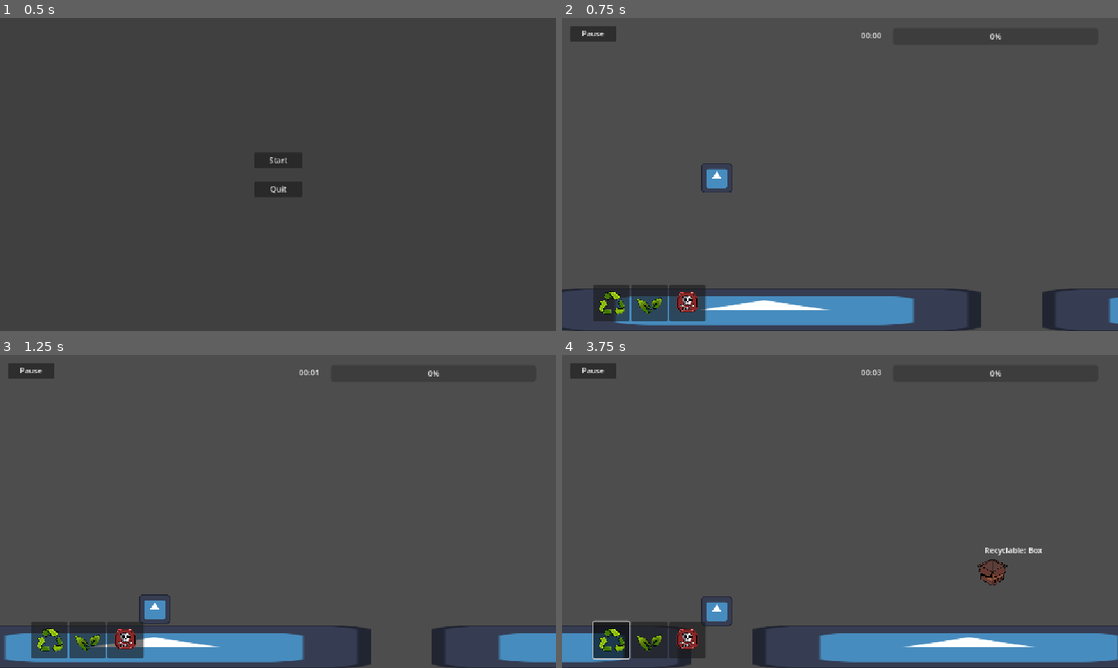
Above: before the commit, frames 1-4 (two rows, left to right).
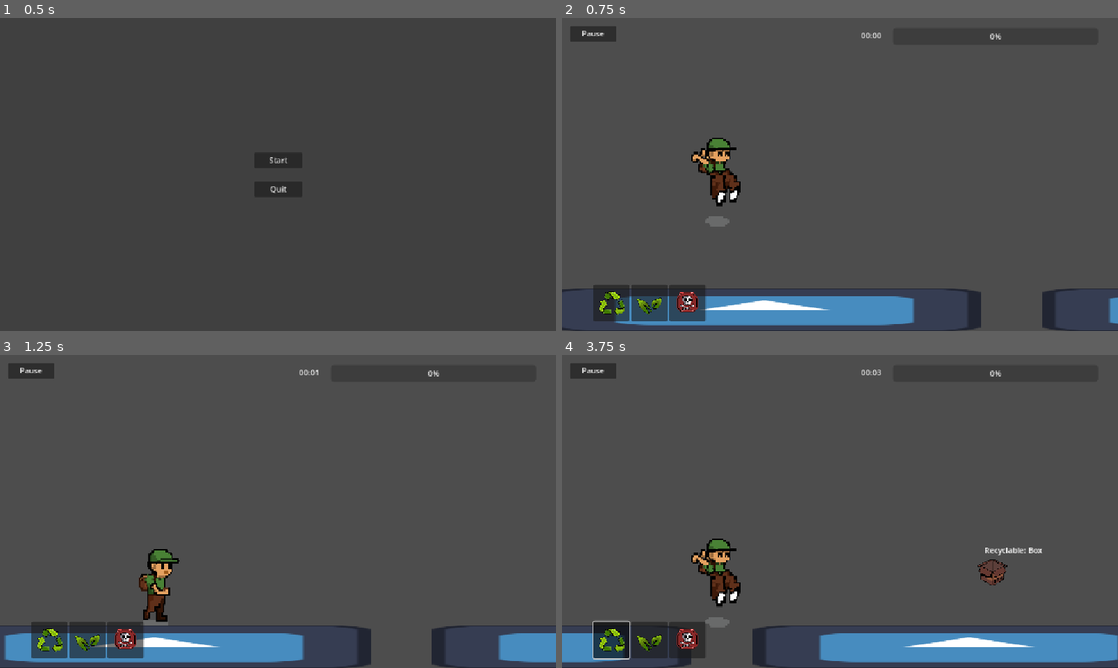
Above: after the commit, the same moments.

Repository: wends05/trash-trek
Game: Godot game, scene res://scenes/MainMenu.tscn
The game is run twice, just before and just after one commit, with the same random seed, the same clock (stepped at 60 frames per second) and the same inputs. The engine's default icon, where the game draws it, is replaced by a stand-in: a white triangle on a blue panel in a dark square.
Inputs (mouse positions are in pixels of both pictures, inside the frame that each line leads up to):
- Up to frame 1 (0.5 s): no input
- Up to frame 2 (0.75 s): click "Start" at 0.5 s
- Up to frame 3 (1.25 s): no input
- Up to frame 4 (3.75 s): click (612, 639) at 1.25 s; click (650, 639) at 2 s; click (689, 639) at 2.75 s; click (612, 639) at 3.5 s

Frame 1 is identical in both runs. In frame 2, 1.2% of the frame differs, in the area x 23-33%, y 38-67%; in frame 3, 1.1%; in frame 4, 1.4%, in the area x 23-33%, y 58-88%.

Commit message:
Add player sprite sheet and enhance jump animations

Diff:
--- a/scenes/Player.tscn
+++ b/scenes/Player.tscn
@@ -1,35 +1,126 @@
-[gd_scene load_steps=5 format=3 uid="uid://dyac4ihj46tig"]
+[gd_scene load_steps=16 format=3 uid="uid://dyac4ihj46tig"]
 
 [ext_resource type="Script" uid="uid://dofxmaqpmkhp1" path="res://scripts/player.gd" id="1_62i1b"]
-[ext_resource type="Texture2D" uid="uid://yahya1nksguv" path="res://icon.svg" id="1_si3wx"]
+[ext_resource type="Texture2D" uid="uid://cswjjo4ww0dm6" path="res://assets/Player/player_sprite_sheet.png" id="2_v6fml"]
+
+[sub_resource type="AtlasTexture" id="AtlasTexture_d3wef"]
+atlas = ExtResource("2_v6fml")
+region = Rect2(512, 1536, 512, 512)
+
+[sub_resource type="AtlasTexture" id="AtlasTexture_v6fml"]
+atlas = ExtResource("2_v6fml")
+region = Rect2(0, 1024, 512, 512)
+
+[sub_resource type="AtlasTexture" id="AtlasTexture_70d11"]
+atlas = ExtResource("2_v6fml")
+region = Rect2(512, 1024, 512, 512)
+
+[sub_resource type="AtlasTexture" id="AtlasTexture_cw2d6"]
+atlas = ExtResource("2_v6fml")
+region = Rect2(1024, 1024, 512, 512)
+
+[sub_resource type="AtlasTexture" id="AtlasTexture_khinc"]
+atlas = ExtResource("2_v6fml")
+region = Rect2(1536, 1024, 512, 512)
+
+[sub_resource type="AtlasTexture" id="AtlasTexture_bruh7"]
+atlas = ExtResource("2_v6fml")
+region = Rect2(0, 1536, 512, 512)
+
+[sub_resource type="AtlasTexture" id="AtlasTexture_6eyey"]
+atlas = ExtResource("2_v6fml")
+region = Rect2(512, 1536, 512, 512)
+
+[sub_resource type="AtlasTexture" id="AtlasTexture_3li8b"]
+atlas = ExtResource("2_v6fml")
+region = Rect2(0, 512, 512, 512)
+
+[sub_resource type="AtlasTexture" id="AtlasTexture_mdl7e"]
+atlas = ExtResource("2_v6fml")
+region = Rect2(0, 0, 512, 512)
+
+[sub_resource type="AtlasTexture" id="AtlasTexture_qu4a1"]
+atlas = ExtResource("2_v6fml")
+region = Rect2(1024, 512, 512, 512)
+
+[sub_resource type="SpriteFrames" id="SpriteFrames_70d11"]
+animations = [{
+"frames": [{
+"duration": 1.0,
+"texture": SubResource("AtlasTexture_d3wef")
+}],
+"loop": true,
+"name": &"falling",
+"speed": 5.0
+}, {
+"frames": [{
+"duration": 1.0,
+"texture": SubResource("AtlasTexture_v6fml")
+}, {
+"duration": 1.0,
+"texture": SubResource("AtlasTexture_70d11")
+}, {
+"duration": 1.0,
+"texture": SubResource("AtlasTexture_cw2d6")
+}, {
+"duration": 1.0,
+"texture": SubResource("AtlasTexture_khinc")
+}, {
+"duration": 1.0,
+"texture": SubResource("AtlasTexture_bruh7")
+}, {
+"duration": 1.0,
+"texture": SubResource("AtlasTexture_6eyey")
+}],
+"loop": true,
+"name": &"jump",
+"speed": 10.0
+}, {
+"frames": [{
+"duration": 1.0,
+"texture": SubResource("AtlasTexture_3li8b")
+}, {
+"duration": 1.0,
+"texture": SubResource("AtlasTexture_mdl7e")
+}, {
+"duration": 1.0,
+"texture": SubResource("AtlasTexture_qu4a1")
+}],
+"loop": true,
+"name": &"running",
+"speed": 5.0
+}]
 
 [sub_resource type="RectangleShape2D" id="RectangleShape2D_y30ri"]
-size = Vector2(64, 61.5)
+size = Vector2(64, 160)
 
 [sub_resource type="RectangleShape2D" id="RectangleShape2D_v6fml"]
-size = Vector2(48, 48)
+size = Vector2(64, 159)
 
 [node name="Player" type="CharacterBody2D"]
 collision_mask = 6
 script = ExtResource("1_62i1b")
 
 [node name="AnimatedSprite2D" type="AnimatedSprite2D" parent="."]
-position = Vector2(-4, 2.50003)
-scale = Vector2(0.4375, 0.414063)
+position = Vector2(8, 8)
+scale = Vector2(0.365234, 0.400391)
+sprite_frames = SubResource("SpriteFrames_70d11")
+animation = &"falling"
+autoplay = "running"
 
 [node name="Sprite2D" type="Sprite2D" parent="."]
 position = Vector2(-1.90735e-06, -1.49997)
 scale = Vector2(0.5, 0.476563)
-texture = ExtResource("1_si3wx")
 
 [node name="CollisionShape2D" type="CollisionShape2D" parent="."]
-position = Vector2(-3.8147e-06, -1.25001)
+position = Vector2(-9.53674e-07, 16)
 shape = SubResource("RectangleShape2D_y30ri")
 
 [node name="TrashCollectionArea" type="Area2D" parent="."]
 collision_mask = 6
 
 [node name="Shape" type="CollisionShape2D" parent="TrashCollectionArea"]
+position = Vector2(0, 15.5)
 shape = SubResource("RectangleShape2D_v6fml")
 
 [connection signal="area_entered" from="TrashCollectionArea" to="." method="_on_trash_collection_area_area_entered"]
--- a/scripts/player.gd
+++ b/scripts/player.gd
@@ -5,21 +5,49 @@
 const SPEED = 300.0
 const JUMP_VELOCITY = -400.0
 
+@onready var animated_sprite: AnimatedSprite2D = $AnimatedSprite2D
+var is_jumping: bool = false
+
 func _ready() -> void:
 	add_to_group("Player")
+	if animated_sprite:
+		animated_sprite.play("running")
 
 func _physics_process(delta: float) -> void:
 	player_gravity(delta)
 	player_jump()
+	animations()
 	move_and_slide()
 
 func player_jump() -> void:
 	if Input.is_action_just_pressed("ui_accept") and is_on_floor():
 		velocity.y = JUMP_VELOCITY
+		is_jumping = true
+		play_jump_animation()
+
+func play_jump_animation():
+	if animated_sprite:
+		animated_sprite.play("jump")
 
 func player_gravity(delta: float) -> void:
 	if not is_on_floor():
 		velocity += get_gravity() * delta
+	else:
+		if is_jumping:
+			is_jumping = false
+
+			if animated_sprite:
+				animated_sprite.play("running")
+
+func animations():
+	if not animated_sprite:
+		return
+
+
+	if is_on_floor() and not is_jumping:
+			animated_sprite.play("running")
+	elif not is_on_floor() and velocity.y > 0:
+			animated_sprite.play("falling")
 
 func increment_trash(type: Utils.TrashType):
 	Game.trash_collected.emit(type)
Binary file added: assets/Player/player_sprite_sheet.png
Not shown, added: assets/Player/player_sprite_sheet.png.import
